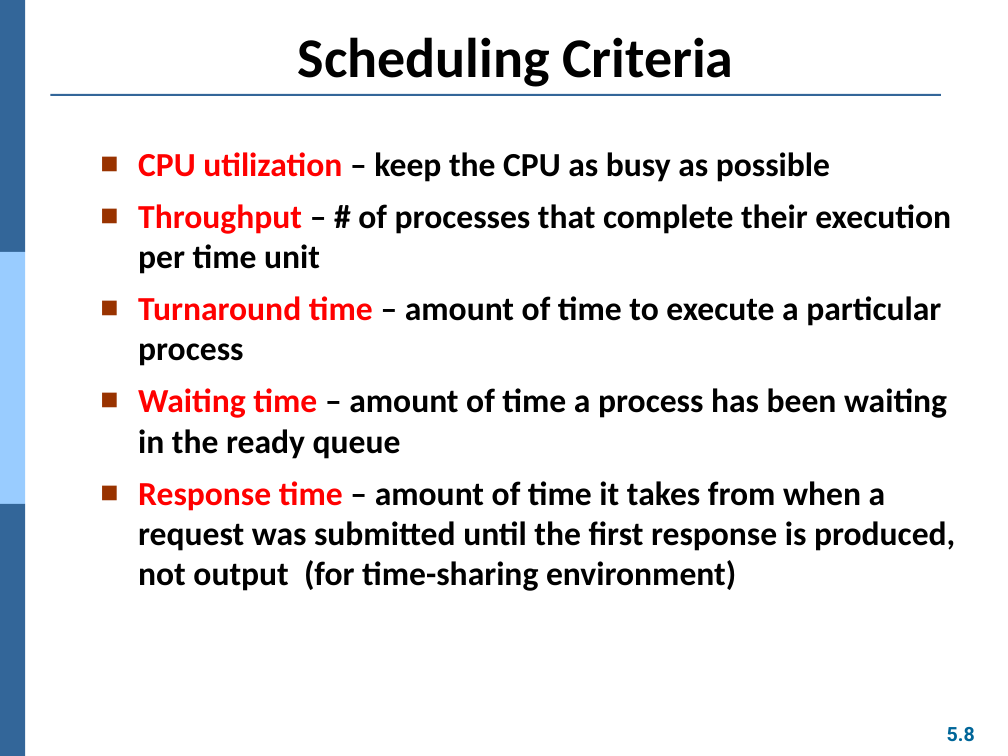
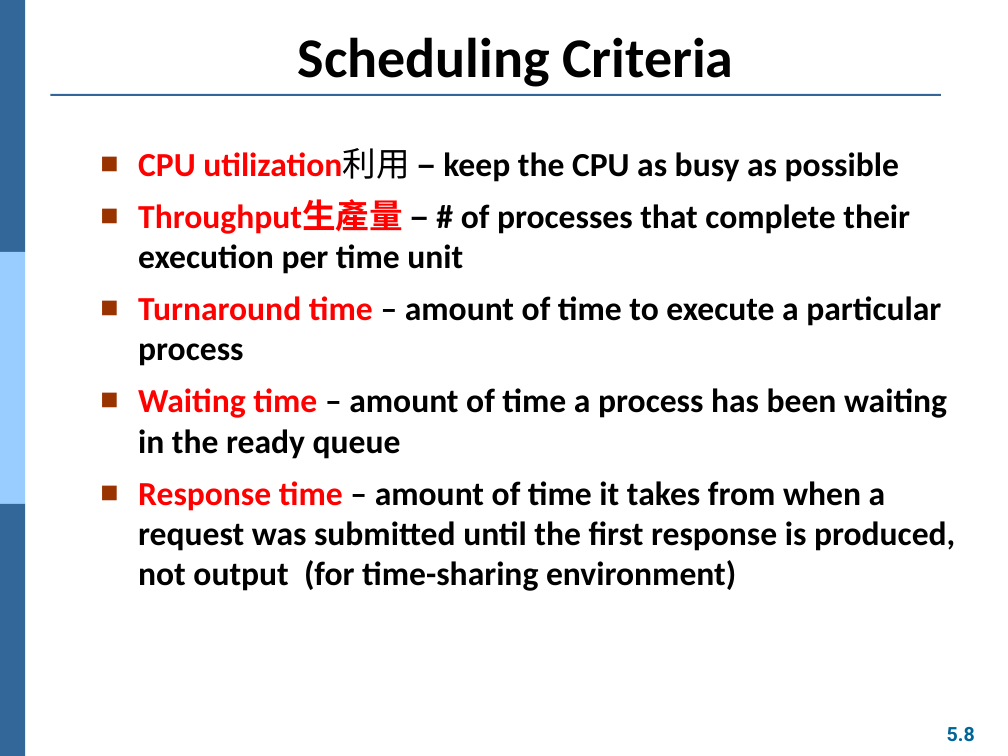
Before and after one commit to Yang09701194/OS_Learning, a slide deck: slide 8 of ch05.pptx. Drawn at 1008x756 pixels with LibreOffice and Linux fonts; fonts in the diff are those of the drawing. Boxes give left, top, right and bottom in pixels: in the first picture for what was removed or moved away, otherwise in the second. Text is boxed around its words. In the diff, an @@ line names an element or a change of style, - is before the commit and + after.

```diff
--- a/ch05.pptx
+++ b/ch05.pptx
@@ text at bbox=[138, 148, 910, 274]: text changed @@
-■ CPU utilization – keep the CPU as busy as possible
-■ Throughput – # of processes that complete their execution per time unit
+■ CPU utilization利用 – keep the CPU as busy as possible
+■ Throughput生產量 – # of processes that complete their execution per time unit
```
Also in this commit, not shown: 18 other slides changed, 1 slide added.
